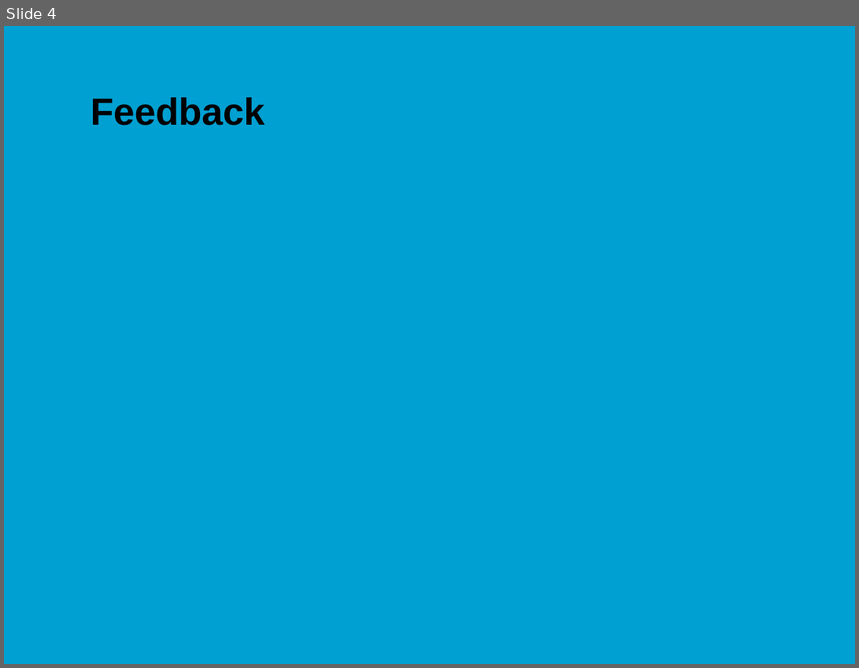
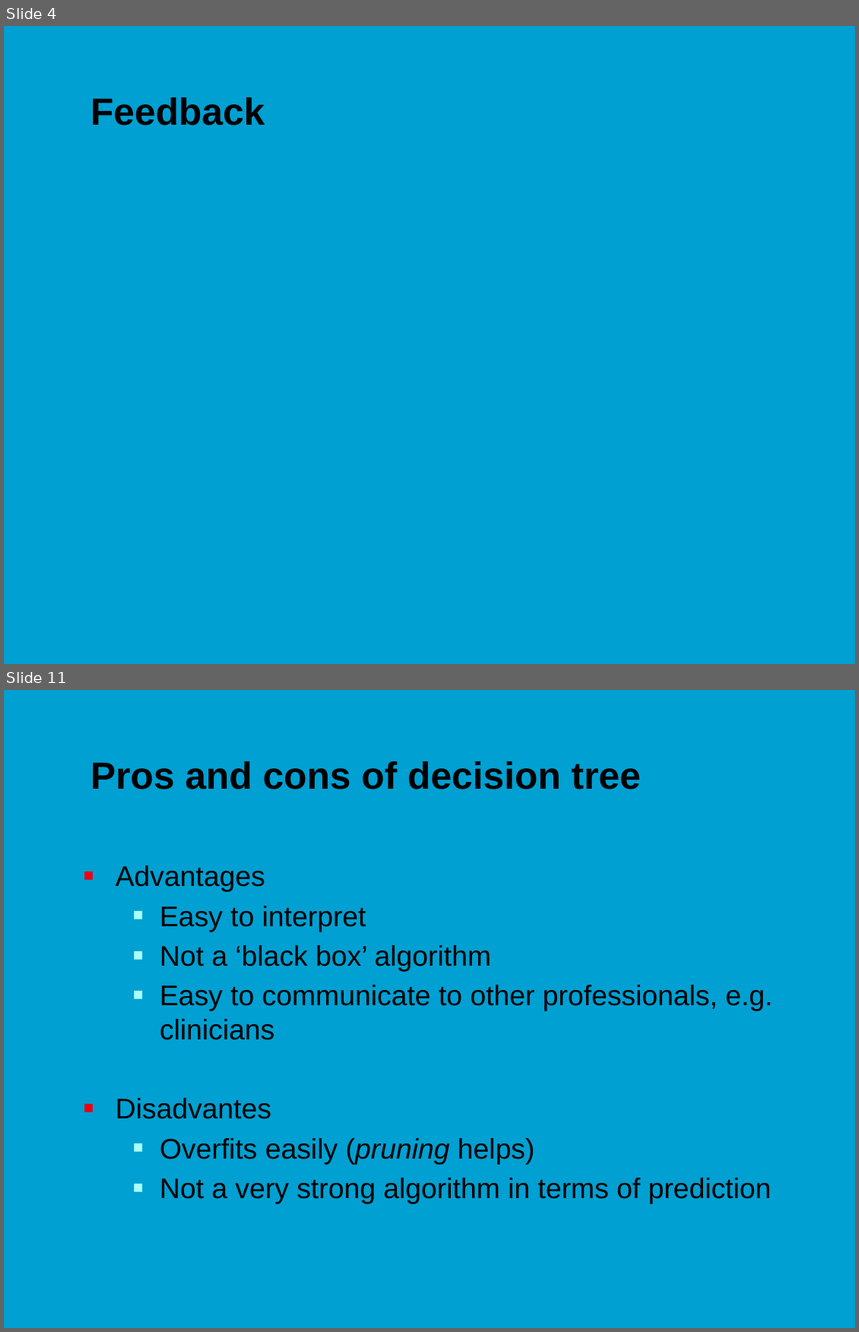
Before and after one commit to jonasmoons/data-driven-learning, a slide deck: slides/ddl-w6l2.pptx. Shown one above the other, each under a label of ours: slide 4 before the commit, slides 4 and 11 after it; the slides between them are not shown. The pictures are 859x668 and 859x1332 pixels, drawn with LibreOffice and Linux fonts; fonts in the diff are those of the drawing; background and template pictures are left out. Boxes give left, top, right and bottom in pixels: in the first picture for what was removed or moved away, otherwise in the second. Text is boxed around its words. In the diff, an @@ line names an element or a change of style, - is before the commit and + after.

```diff
--- a/slides/ddl-w6l2.pptx
+++ b/slides/ddl-w6l2.pptx
@@ slide 11 added at <box>4,690,855,1328</box>, background picture (left out) @@
@@ title added at <box>91,761,641,790</box>, 32 pt, text #000000, bold @@
+Pros and cons of decision tree
@@ text added at <box>116,866,773,1205</box>, 24 pt, text #000000 @@
+■ Advantages
+  ■ Easy to interpret
+  ■ Not a ‘black box’ algorithm
+  ■ Easy to communicate to other professionals, e.g. clinicians
+■ Disadvantes
+  ■ Overfits easily (pruning helps)
+  ■ Not a very strong algorithm in terms of prediction
```
Also in this commit, not shown: 1 slide changed, 16 other slides added, 1 slide removed, 11 other files.
